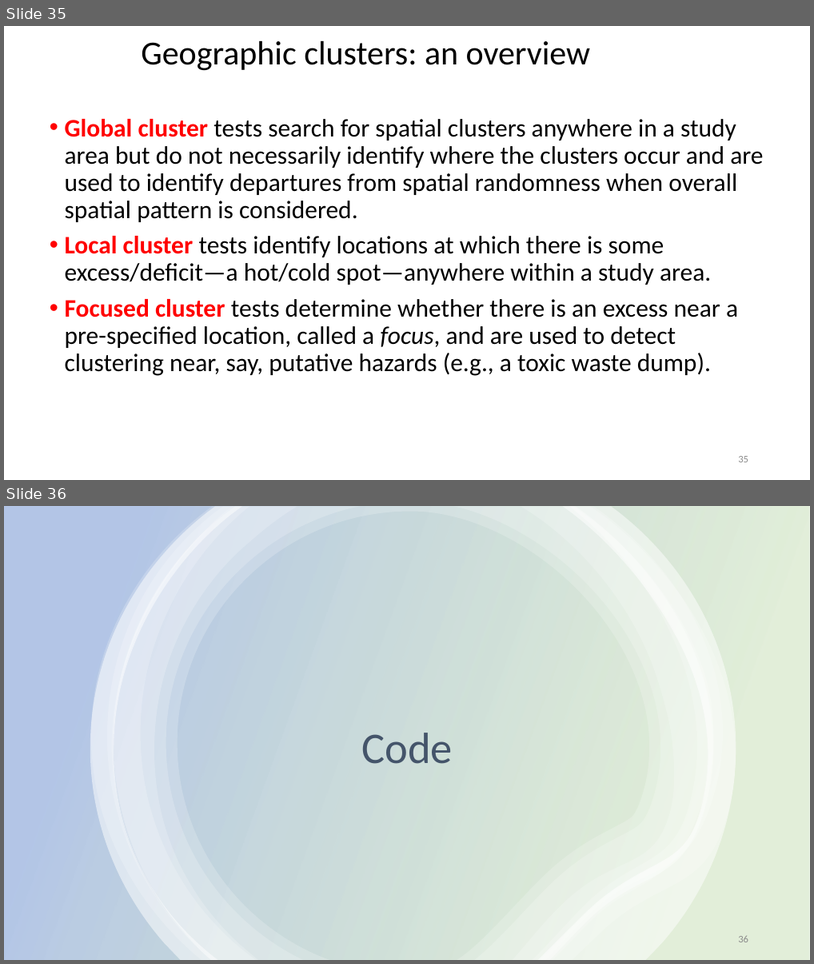
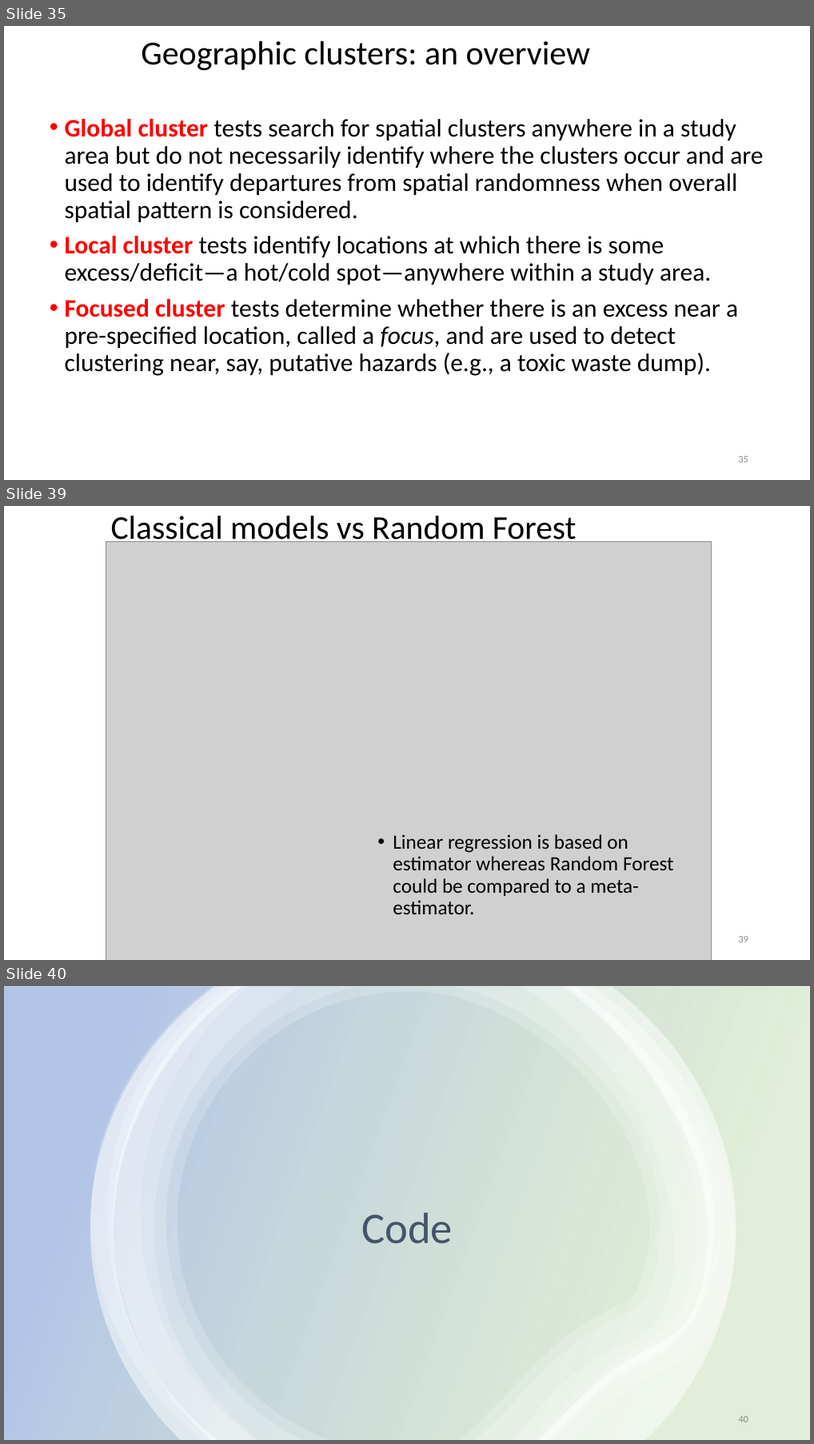
Before and after one commit to rcc-uchicago/spatial_machinelearning, a slide deck: SPATIAL STATISTICS.pptx. Shown one above the other, each under a label of ours: slides 35 and 36 before the commit, slides 35, 39 and 40 after it; the slides between them are not shown. The pictures are 814x964 and 814x1444 pixels, drawn with LibreOffice and Linux fonts; fonts in the diff are those of the drawing; grey boxes stand for pictures. Boxes give left, top, right and bottom in pixels: in the first picture for what was removed or moved away, otherwise in the second. Text is boxed around its words. In the diff, an @@ line names an element or a change of style, - is before the commit and + after.

```diff
--- a/SPATIAL STATISTICS.pptx
+++ b/SPATIAL STATISTICS.pptx
@@ slide 39 added at <box>4,506,810,960</box>, background #FFFFFF @@
@@ title added at <box>111,516,577,548</box>, 39.6 pt, text #000000 @@
+Classical models vs Random Forest
@@ picture added at <box>106,541,712,960</box> @@
@@ text added at <box>393,834,674,914</box>, 24 pt, text #000000 @@
+• Linear regression is based on estimator whereas Random Forest could be compared to a meta-estimator.
@@ page number added at <box>738,936,749,942</box>, 12 pt, text #8C8C8C @@
+39
@@ what was slide 36 is now slide 40 @@
@@ page number at <box>738,1416,749,1422</box>: text changed @@
-36
+40
```
Also in this commit, not shown: 3 other slides added.
